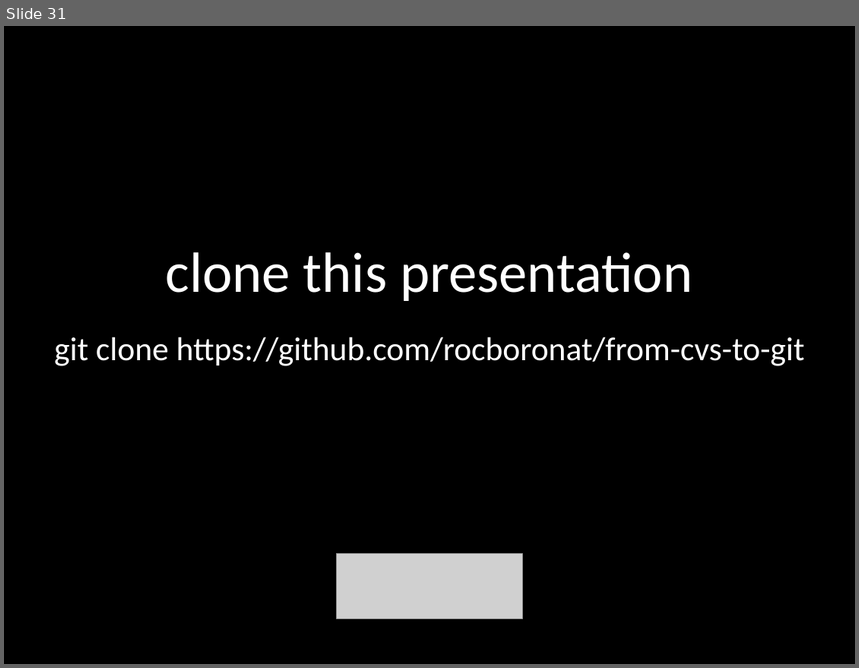
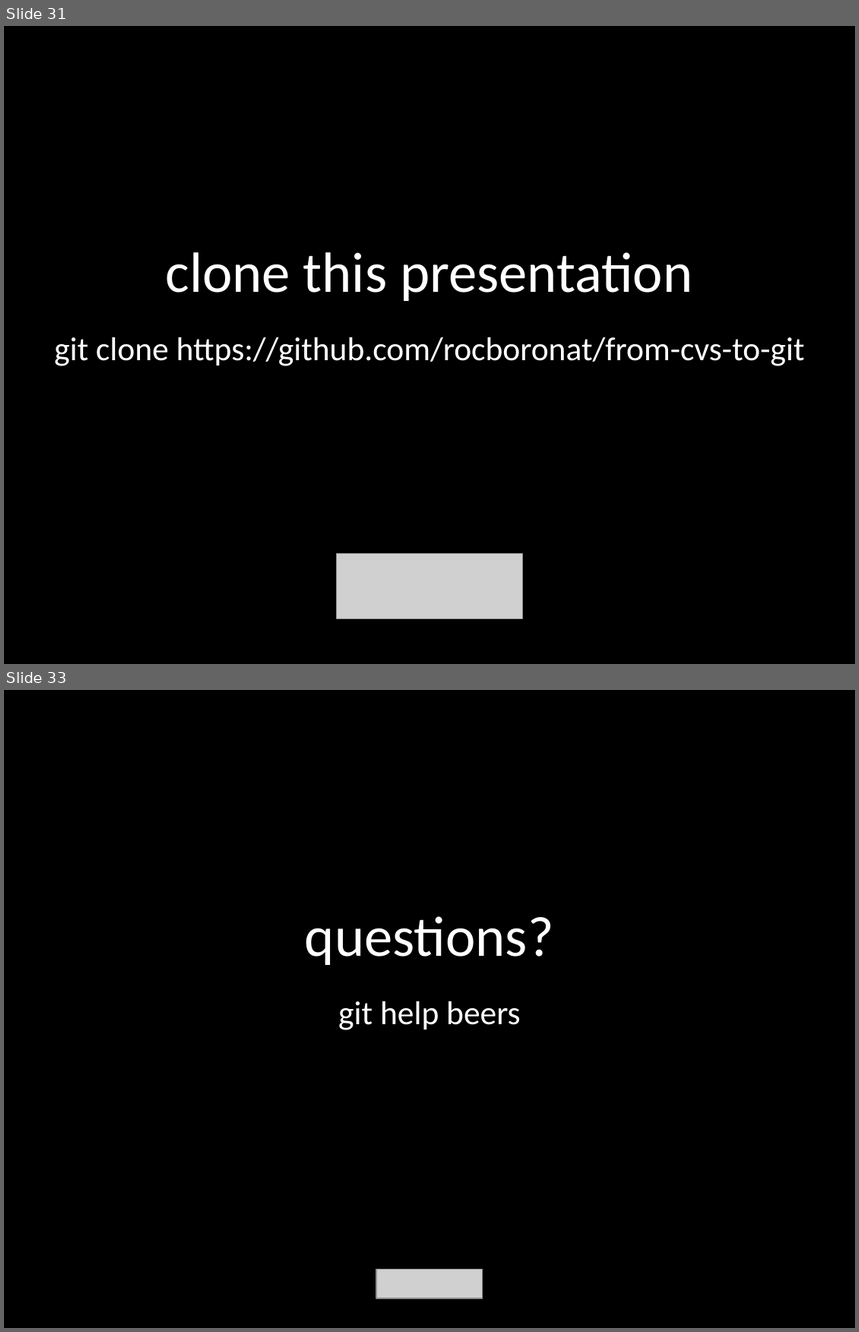
Before and after one commit to rocboronat/from-cvs-to-git, a slide deck: From CVS to GIT.pptx. Shown one above the other, each under a label of ours: slide 31 before the commit, slides 31 and 33 after it; the slides between them are not shown. The pictures are 859x668 and 859x1332 pixels, drawn with LibreOffice and Linux fonts; fonts in the diff are those of the drawing; grey boxes stand for pictures. Boxes give left, top, right and bottom in pixels: in the first picture for what was removed or moved away, otherwise in the second. Text is boxed around its words. In the diff, an @@ line names an element or a change of style, - is before the commit and + after.

Commit message:
Explain squash and share some beers at the end

```diff
--- a/From CVS to GIT.pptx
+++ b/From CVS to GIT.pptx
@@ slide 33 added at (4, 690, 855, 1328), background #000000 @@
@@ text added at (305, 916, 554, 965), 48 pt, text #FFFFFF @@
+questions?
@@ text added at (338, 1001, 521, 1030), 28 pt, text #FFFFFF @@
+git help beers
@@ picture added at (377, 1269, 484, 1299) @@
```
Also in this commit, not shown: 1 slide changed, 1 other slide added.
